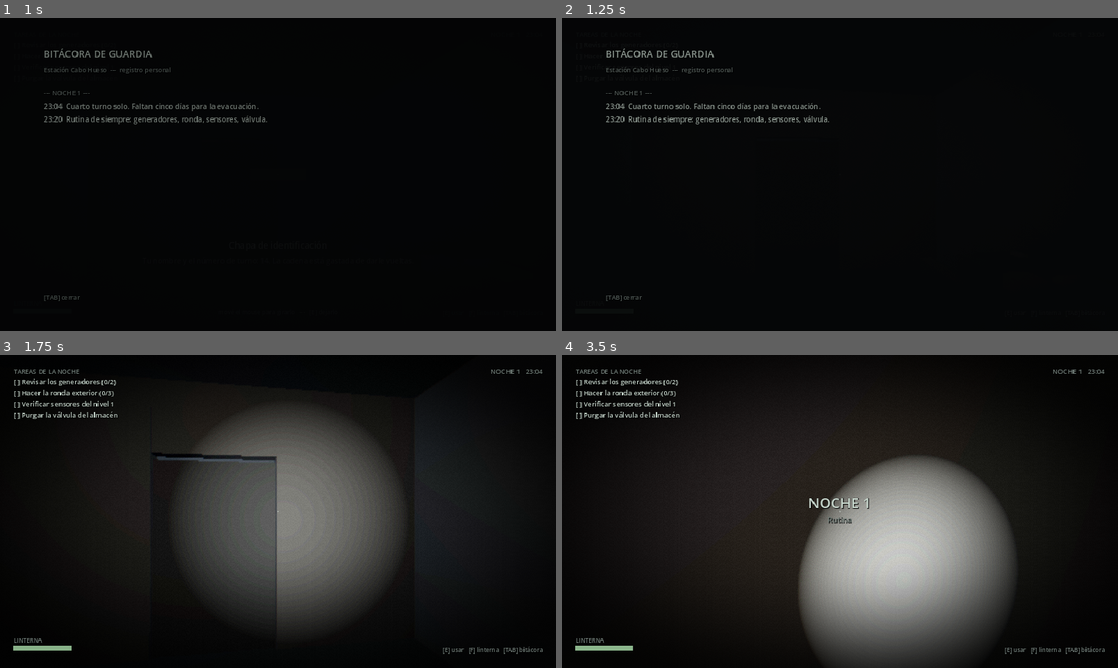
Above: before the commit, frames 1-4 (two rows, left to right).
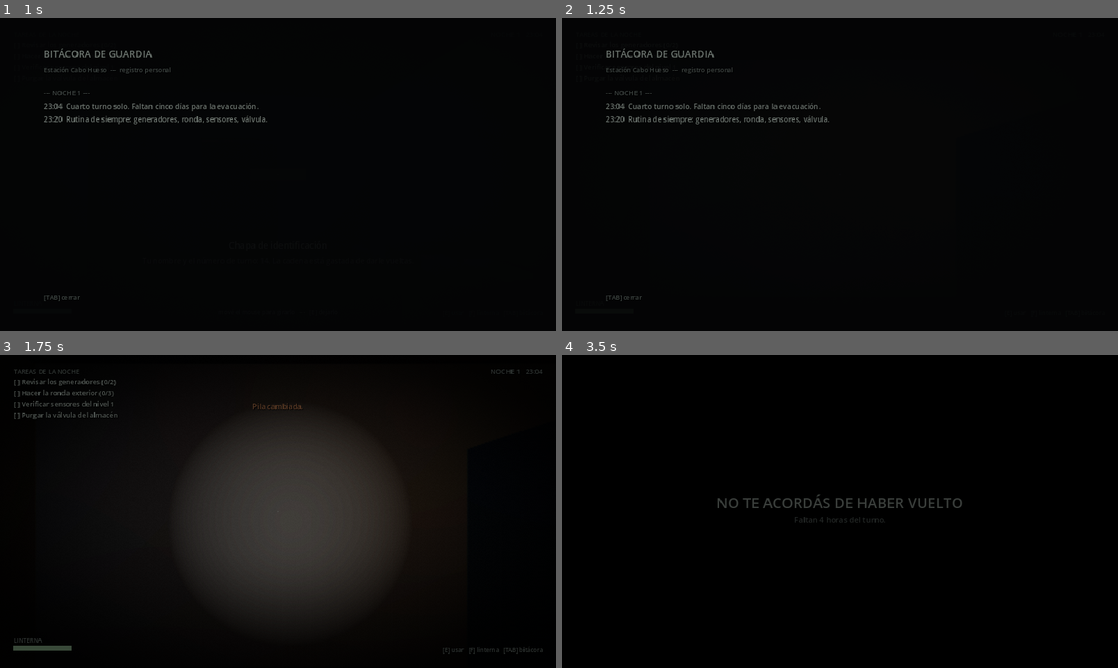
Above: after the commit, the same moments.

Repository: avanzadigital4-a11y/La-Guardia
Game: Godot game, scene res://tests/ui_smoke.tscn
Same seed, same stepped clock (60 frames per second), same inputs: the game is played once before the commit and once after it. This scene is started directly instead of the project's main scene.
Inputs (mouse positions are in pixels of both pictures, inside the frame that each line leads up to):
- Up to frame 1 (1 s): tap Enter at 0.5 s; move the mouse to (305, 174) at 0.52 s; hold W (move_forward) from 0.53 s (still down); hold F (flashlight) from 0.53 s (still down); tap Tab (logbook) at 0.8 s
- Up to frame 2 (1.25 s): keep holding W (move_forward); keep holding F (flashlight)
- Up to frame 3 (1.75 s): keep holding W (move_forward); move the mouse to (250, 511) at 1.27 s; release F (flashlight) at 1.28 s; tap Tab (logbook) at 1.35 s; tap F (flashlight) at 1.55 s
- Up to frame 4 (3.5 s): keep holding W (move_forward); move the mouse to (851, 505) at 2.02 s; hold F (flashlight) 2.03-2.78 s; tap Tab (logbook) at 2.3 s; move the mouse to (812, 574) at 2.77 s; tap E (interact) at 2.85 s; tap F (flashlight) at 3.05 s

Frame 1 is identical in both runs. In frame 2, 0.4% of the frame differs, in the area x 8-48%, y 9-34%; in frame 3, 18%; in frame 4, 43%, in the area x 2-98%, y 4-100%.

Commit message:
El apagon: quedarte sin luz te pierde, no te mata
Hasta ahora la bateria no tenia consecuencia: se agotaba y no pasaba nada. El
diseno hablaba de "gestion de recursos" sin decir nunca que se perdia.

Decidido con el autor: nada de game over. El doc dice "sin combate, el
peligro es ambiental y psicologico, nunca una amenaza fisica directa", asi
que quedarse a oscuras te pierde el tiempo, no la partida.

Doce segundos sin linterna en una sala apagada y hay fundido a negro: se
despierta en la cucheta, sin acordarse de haber vuelto, con dos a cuatro
horas del turno de menos.

Lo que cuesta de verdad:
- las pilas de repuesto que llevaba encima ya no estan;
- la linterna vuelve con 0.35 de carga, no llena;
- se aplican dos de las anomalias que estaban armadas y quedan registradas
  como propias.

Ese ultimo punto es el motivo de que el apagon exista y no sea un castigo
pegado al costado: lo que pasa mientras no ves aparece despues en el parte
del turno con tu letra. Es la via mas directa a lo que pide el diseno, que
el jugador descubra que las anomalias las causo el en estados que no
recuerda. El final ademas acusa las horas que no figuran.

Estar sin bateria bajo una luz encendida no cuenta como estar a oscuras, y
tener una pila de repuesto en el bolsillo tampoco: eso es no haber prendido
la linterna, no un apagon.

Co-Authored-By: Claude Opus 5 <noreply@anthropic.com>
Claude-Session: https://claude.ai/code/session_01EtUuoFvgs651BzuiXi9gJU

Diff:
--- a/scripts/main.gd
+++ b/scripts/main.gd
@@ -14,6 +14,7 @@
 var pause_menu: CanvasLayer
 var world_env: WorldEnvironment
 var post_material: ShaderMaterial
+var blackout: Blackout
 
 
 func _ready() -> void:
@@ -27,6 +28,12 @@
 	director.name = "NightDirector"
 	add_child(director)
 	director.setup(station, player, fade, world_env)
+
+	blackout = Blackout.new()
+	blackout.name = "Apagon"
+	add_child(blackout)
+	blackout.setup(station, player, fade, director)
+
 	director.start_night(GameState.current_night)
 	if "--capturas" in OS.get_cmdline_user_args():
 		_capture_debug()
--- a/scripts/player/player.gd
+++ b/scripts/player/player.gd
@@ -116,6 +116,12 @@
 			hud.set_prompt(_focus.get_prompt())
 
 
+## Prender o apagar la linterna desde afuera (lo usa el apagon).
+func set_flashlight(on: bool) -> void:
+	flashlight_on = on
+	_update_flashlight()
+
+
 func _toggle_flashlight() -> void:
 	if GameState.battery <= 0.0 and not flashlight_on:
 		if GameState.use_spare_battery():
--- /dev/null
+++ b/scripts/world/blackout.gd
@@ -0,0 +1,124 @@
+# -*- coding: utf-8 -*-
+class_name Blackout
+extends Node
+## El apagon: que pasa cuando te quedas sin luz.
+##
+## El diseno dice "sin combate, el peligro es ambiental y psicologico, nunca
+## una amenaza fisica directa". Asi que quedarse a oscuras no mata ni termina
+## la partida: te pierde. Fundido a negro, y despertas en el dormitorio sin
+## acordarte de haber vuelto, con horas de menos.
+##
+## Lo que cuesta de verdad:
+##   - las pilas de repuesto que tenias encima ya no estan;
+##   - la linterna vuelve con poca carga, no llena;
+##   - mientras estuviste a oscuras "pasaron cosas", y quedan anotadas a tu
+##     nombre: van a aparecer en el parte del turno, con tu letra.
+##
+## Eso ultimo es el punto. El apagon no es un castigo pegado al costado: es
+## la forma mas directa que tiene el juego de convertirte en el autor de las
+## anomalias sin que lo recuerdes, que es el giro central del diseno.
+
+## Cuanto aguanta el jugador a oscuras antes de perder el conocimiento.
+const AGUANTE := 12.0
+## Con cuanta carga vuelve la linterna despues de un apagon.
+const CARGA_AL_VOLVER := 0.35
+## Cuantas anomalias se aplican durante el apagon.
+const ANOMALIAS := 2
+## Por debajo de esta energia, una sala cuenta como a oscuras.
+const OSCURA := 0.06
+
+signal blacked_out(night: int)
+
+var station: StationBuilder
+var player: Player
+var fade: CanvasLayer
+var director: NightDirector
+
+var enabled := true
+var in_the_dark := 0.0
+var _busy := false
+
+
+func setup(p_station: StationBuilder, p_player: Player, p_fade: CanvasLayer, p_director: NightDirector) -> void:
+	station = p_station
+	player = p_player
+	fade = p_fade
+	director = p_director
+
+
+## A oscuras de verdad: sin linterna y en una sala cuya luz esta apagada.
+## Quedarse sin bateria parado bajo una luz encendida no cuenta.
+func is_dark() -> bool:
+	if player == null or not is_instance_valid(player):
+		return false
+	if player.flashlight_on:
+		return false
+	var room := _room_of(player.global_position)
+	if not station.room_lights.has(room):
+		return true   # el pasillo sur y el subnivel no tienen luz de sala
+	var light: OmniLight3D = station.room_lights[room]
+	if not is_instance_valid(light) or not light.visible:
+		return true
+	return light.light_energy <= OSCURA
+
+
+func _process(delta: float) -> void:
+	if not enabled or _busy or not GameState.night_active:
+		return
+	if not is_dark():
+		in_the_dark = 0.0
+		return
+	# Si todavia queda con que prender la linterna, no es un apagon: es no
+	# haberla prendido.
+	if GameState.battery > 0.0 or GameState.spare_batteries > 0:
+		in_the_dark = 0.0
+		return
+	in_the_dark += delta
+	if in_the_dark >= AGUANTE:
+		trigger()
+
+
+func trigger() -> void:
+	if _busy:
+		return
+	_busy = true
+	in_the_dark = 0.0
+	_run()
+
+
+func _run() -> void:
+	player.set_frozen(true)
+	await fade.fade_out(2.2)
+
+	var perdidas := randi_range(2, 4)
+	GameState.set_flag("apagones", int(GameState.get_flag("apagones", 0)) + 1)
+	GameState.set_flag("horas_perdidas", int(GameState.get_flag("horas_perdidas", 0)) + perdidas)
+
+	# Lo que costo: las pilas que llevabas encima y casi toda la carga.
+	GameState.spare_batteries = 0
+	GameState.battery = CARGA_AL_VOLVER
+	GameState.battery_changed.emit(GameState.battery)
+
+	# Lo que "paso" mientras tanto, anotado a tu nombre.
+	director.apply_armed(ANOMALIAS)
+
+	player.teleport(StationBuilder.SPAWN, -PI * 0.5)
+	player.set_flashlight(true)
+
+	GameState.add_log("", "Me desperté en la cucheta. La linterna estaba en el piso, apagada.", true)
+	GameState.add_log("", "Faltan %d horas del turno y no las tengo." % perdidas, true)
+
+	await fade.show_card("NO TE ACORDÁS DE HABER VUELTO",
+		"Faltan %d horas del turno." % perdidas, 3.2)
+	await fade.fade_in(2.0)
+	player.set_frozen(false)
+	_busy = false
+	blacked_out.emit(GameState.current_night)
+
+
+func _room_of(p: Vector3) -> String:
+	for id in StationBuilder.ROOMS.keys():
+		var r: Rect2 = StationBuilder.ROOMS[id]
+		if r.has_point(Vector2(p.x, p.z)):
+			return String(id)
+	return "pasillo"
--- a/scripts/world/night_director.gd
+++ b/scripts/world/night_director.gd
@@ -314,6 +314,22 @@
 	_armed = still
 
 
+## Aplica hasta `cuantas` de las anomalias que estaban esperando, sin importar
+## en que sala quedo el jugador. Lo usa el apagon: mientras no viste nada,
+## pasaron cosas igual.
+func apply_armed(cuantas: int) -> int:
+	var hechas := 0
+	var quedan: Array = []
+	for a in _armed:
+		if hechas < cuantas:
+			_apply_anomaly(String(a["id"]))
+			hechas += 1
+		else:
+			quedan.append(a)
+	_armed = quedan
+	return hechas
+
+
 func _apply_anomaly(id: String) -> void:
 	# Queda anotada para el parte del turno: lo que el jugador va a leer en la
 	# Noche 4 es lo que de verdad paso en su partida, no una lista guionada.
@@ -392,6 +408,11 @@
 	]
 	if GameState.radio_logs_found.size() >= NightData.RADIO_LOGS.size():
 		lines.append("Y las grabaciones que dejaron ahí son todas de la misma voz.")
+	var apagones := int(GameState.get_flag("apagones", 0))
+	if apagones > 0:
+		lines.append("Del turno figuran %d horas sin registrar." % int(
+			GameState.get_flag("horas_perdidas", 0)))
+		lines.append("Las anotó alguien igual.")
 	await _speak(lines)
 
 
--- a/tests/ui_smoke.gd
+++ b/tests/ui_smoke.gd
@@ -82,6 +82,48 @@
 	_check(placa.get_parent() == padre_original and placa.transform == pose_original,
 		"al soltarlo vuelve exactamente a donde estaba")
 	_check(main.player.can_move and main.player.look_enabled, "y devuelve el control al jugador")
+
+	# --- El apagon ---
+	# Quedarse sin luz no mata ni corta la partida: te pierde. Y lo que pasa
+	# mientras no viste queda anotado a tu nombre, que es el punto.
+	var apagon: Blackout = main.blackout
+	_check(apagon != null, "el juego tiene apagon")
+	main.player.teleport(Vector3(-5.5, 0.1, -2.5), 0.0)   # dormitorio
+	main.player.set_flashlight(false)
+	station.room_lights["dormitorio"].light_energy = 0.0
+	await get_tree().process_frame
+	_check(apagon.is_dark(), "sin linterna y con la sala apagada, esta a oscuras")
+	station.room_lights["dormitorio"].light_energy = 1.2
+	await get_tree().process_frame
+	_check(not apagon.is_dark(), "bajo una luz encendida no cuenta como a oscuras")
+	station.room_lights["dormitorio"].light_energy = 0.0
+	main.player.teleport(Vector3(4.0, 0.1, -11.0), 0.0)
+
+	GameState.battery = 0.0
+	GameState.spare_batteries = 2
+	var antes_anom := GameState.anomalies_seen.size()
+	var antes_log := GameState.logbook.size()
+	apagon.trigger()
+	await get_tree().create_timer(11.0).timeout
+	_check(GameState.spare_batteries == 0, "el apagon se lleva las pilas de repuesto")
+	# Tolerancia: vuelve prendida, asi que ya consumio algo mientras corria el
+	# fundido y la placa.
+	_check(GameState.battery > 0.0 and GameState.battery <= Blackout.CARGA_AL_VOLVER
+		and Blackout.CARGA_AL_VOLVER - GameState.battery < 0.06,
+		"la linterna vuelve con poca carga (%.2f de %.2f)" % [
+			GameState.battery, Blackout.CARGA_AL_VOLVER])
+	_check(main.player.global_position.distance_to(StationBuilder.SPAWN) < 1.5,
+		"despertas en el dormitorio")
+	_check(main.player.can_move, "y podes seguir jugando: no es un game over")
+	_check(GameState.logbook.size() > antes_log, "queda escrito en la bitacora")
+	_check(int(GameState.get_flag("apagones", 0)) == 1, "el apagon queda contado")
+	_check(int(GameState.get_flag("horas_perdidas", 0)) > 0, "y las horas perdidas tambien")
+	# Lo importante: lo que paso a oscuras aparece despues en el parte, con tu
+	# letra, sin que lo hayas visto.
+	_check(GameState.anomalies_seen.size() > antes_anom,
+		"lo que paso a oscuras queda anotado a tu nombre (%d nuevas)" % [
+			GameState.anomalies_seen.size() - antes_anom])
+	station.room_lights["dormitorio"].light_energy = 1.2
 
 	# --- El parte del turno se lee sin romper la pantalla ---
 	# El inventario de cierre es el texto mas largo del juego y se arma en
Not shown, changed: README.md
